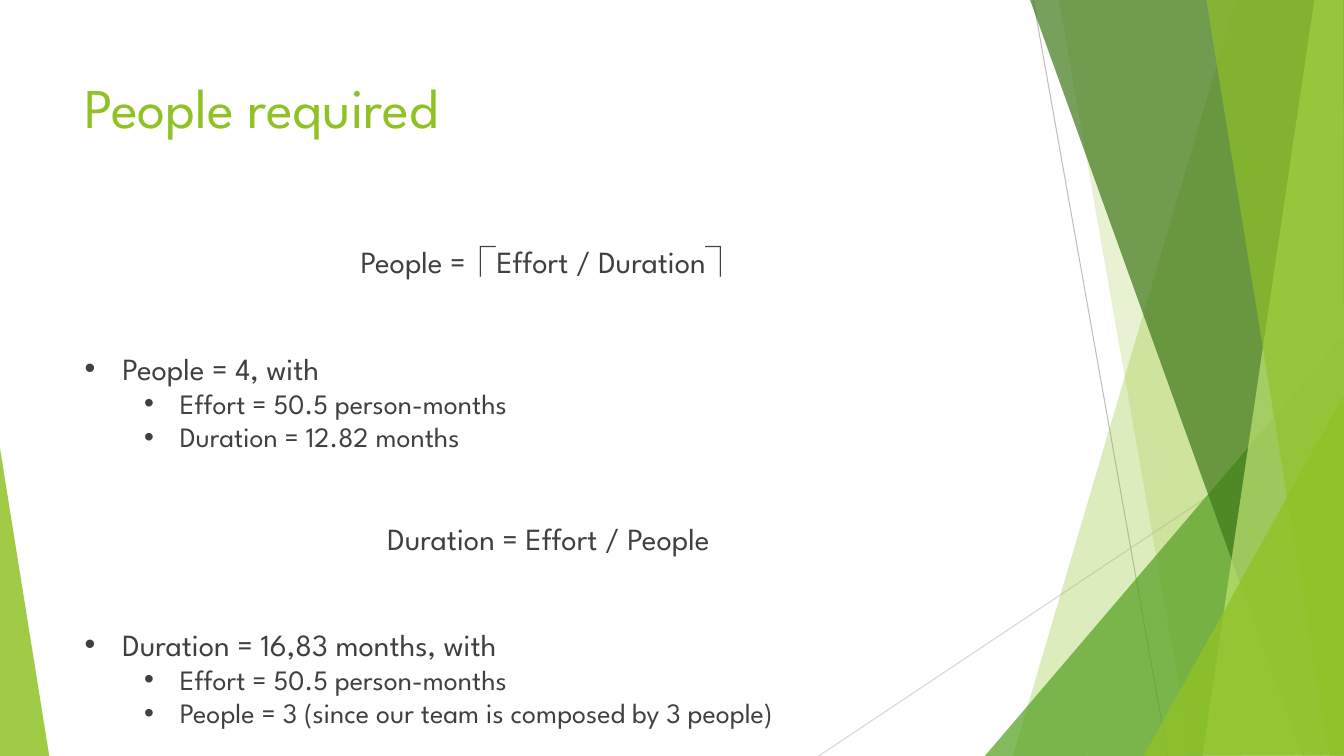
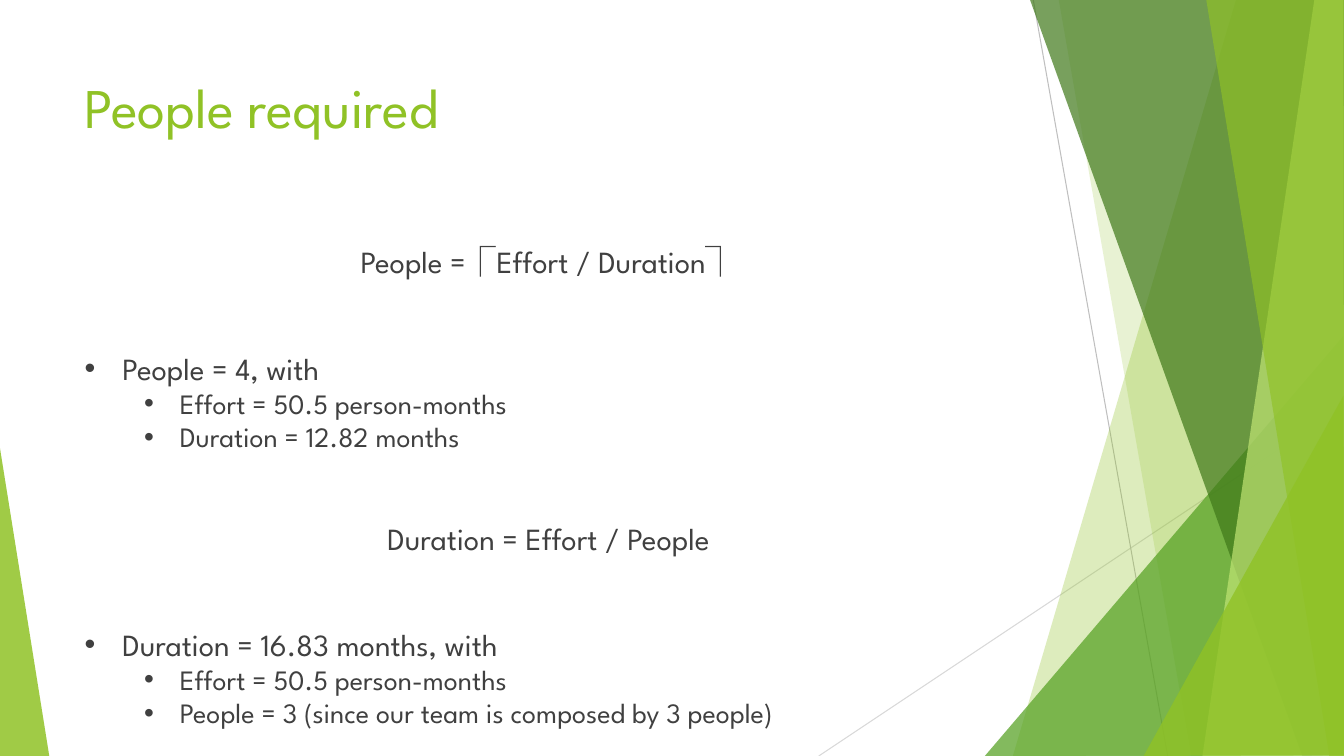
Before and after one commit to LorenzoBinosi/SW2Project, a slide deck: slide 29 of Presentation/Presentation.odp (slide 30 before the commit). Drawn at 1344x756 pixels with LibreOffice and Linux fonts; fonts in the diff are those of the drawing. Boxes give left, top, right and bottom in pixels: in the first picture for what was removed or moved away, otherwise in the second. Text is boxed around its words. In the diff, an @@ line names an element or a change of style, - is before the commit and + after.

```diff
--- a/Presentation/Presentation.odp
+++ b/Presentation/Presentation.odp
@@ text at (122,635,498,660): text changed @@
-• Duration = 16,83 months, with
+• Duration = 16.83 months, with
```
Also in this commit, not shown: 1 slide removed, 1 other file.
